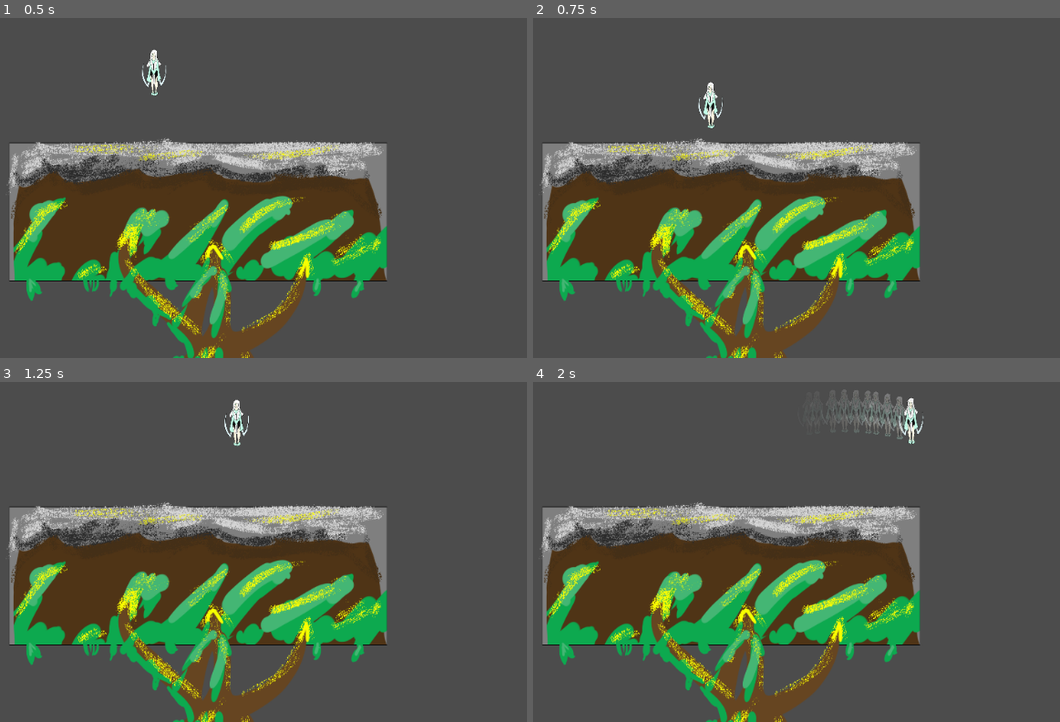
Above: before the commit, frames 1-4 (two rows, left to right).
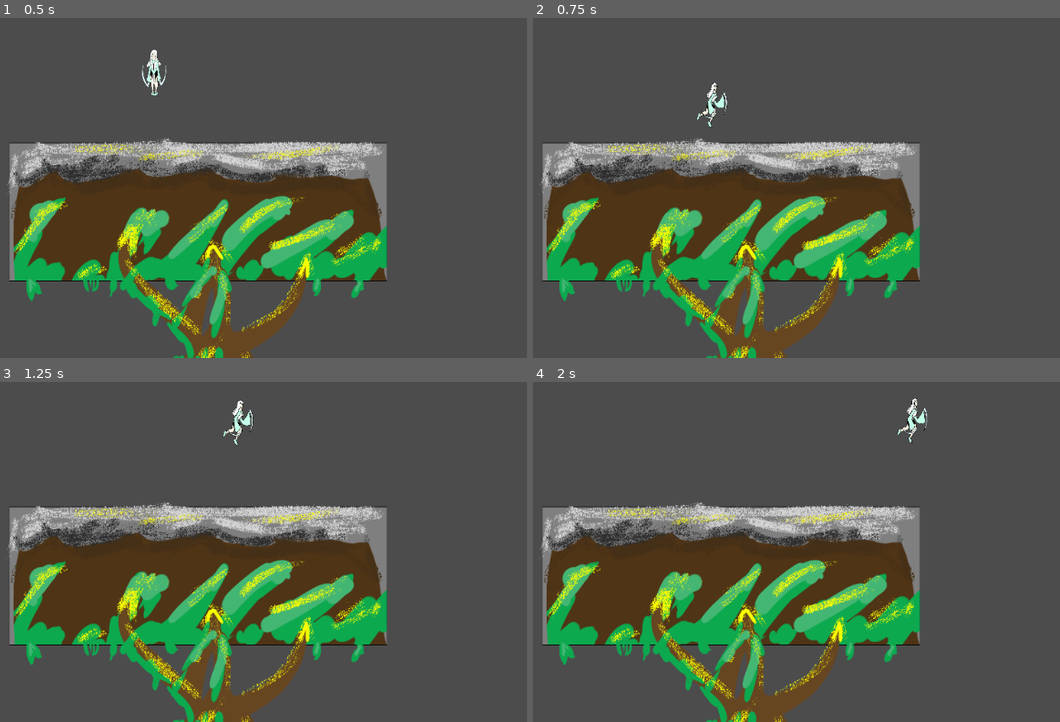
Above: after the commit, the same moments.

Repository: Samferos/Division-Star
Game: Godot game, scene res://testplayerandscene.tscn
Two runs of this game, one before a commit and one after it. Both use one fixed random seed, a clock stepped at 60 frames per second and the inputs below.
Inputs:
- Up to frame 1 (0.5 s): no input
- Up to frame 2 (0.75 s): hold D (Right) from 0.53 s (still down)
- Up to frame 3 (1.25 s): keep holding D (Right); tap Space (Jump) at 0.77 s
- Up to frame 4 (2 s): keep holding D (Right); tap Space (Jump) at 1.52 s

Frame 1 is identical in both runs. In frame 2, 0.3% of the frame differs, in the area x 31-37%, y 18-33%; in frame 3, 0.3%; in frame 4, 1.1%, in the area x 55-75%, y 2-19%.

Commit message:
lienImagespritedroiteetGauche

Diff:
--- a/Player.tscn
+++ b/Player.tscn
@@ -35,8 +35,8 @@
 [node name="Particles" type="Particles2D" parent="."]
 position = Vector2( 4.25, 0 )
 emitting = false
-amount = 10
-lifetime = 0.5
+amount = 12
+lifetime = 0.2
 one_shot = true
 local_coords = false
 process_material = SubResource( 4 )
--- a/Scripts/Player.gd
+++ b/Scripts/Player.gd
@@ -38,5 +38,16 @@
 		speed *= 2
 		velocity = 60 * jumpForce * 0.25
 	move_and_collide(direction)
+
 	clamp(velocity, -1000, 1000)
 	print(velocity)
+
+func _process(delta):
+	if direction == Vector2.ZERO:
+		$Sprite.texture = load("res://sprite/charcters/perso1.png")
+	elif direction.x < 0:
+		$Sprite.texture = load("res://sprite/charcters/perso1cotegauche.png")
+		$Sprite.flip_h = false
+	elif direction.x > 0:
+		$Sprite.texture = load("res://sprite/charcters/perso1cotegauche.png")
+		$Sprite.flip_h = true
--- a/testplayerandscene.tscn
+++ b/testplayerandscene.tscn
@@ -12,7 +12,7 @@
 [node name="Node2D" parent="." instance=ExtResource( 1 )]
 position = Vector2( 4, 3 )
 
-[node name="Node2D2" parent="." instance=ExtResource( 2 )]
+[node name="player" parent="." instance=ExtResource( 2 )]
 position = Vector2( -93, -147 )
 speed = 4.0
 
Not shown, added: sprite/charcters/perso1cotegauche.png.import
